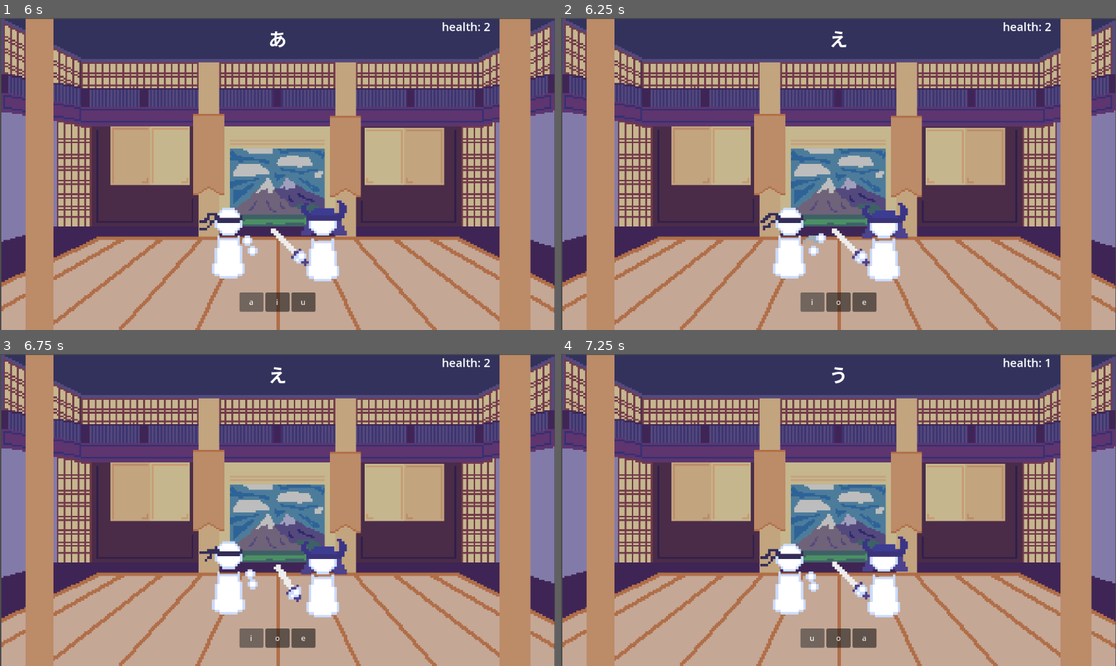
Above: before the commit, frames 1-4 (two rows, left to right).
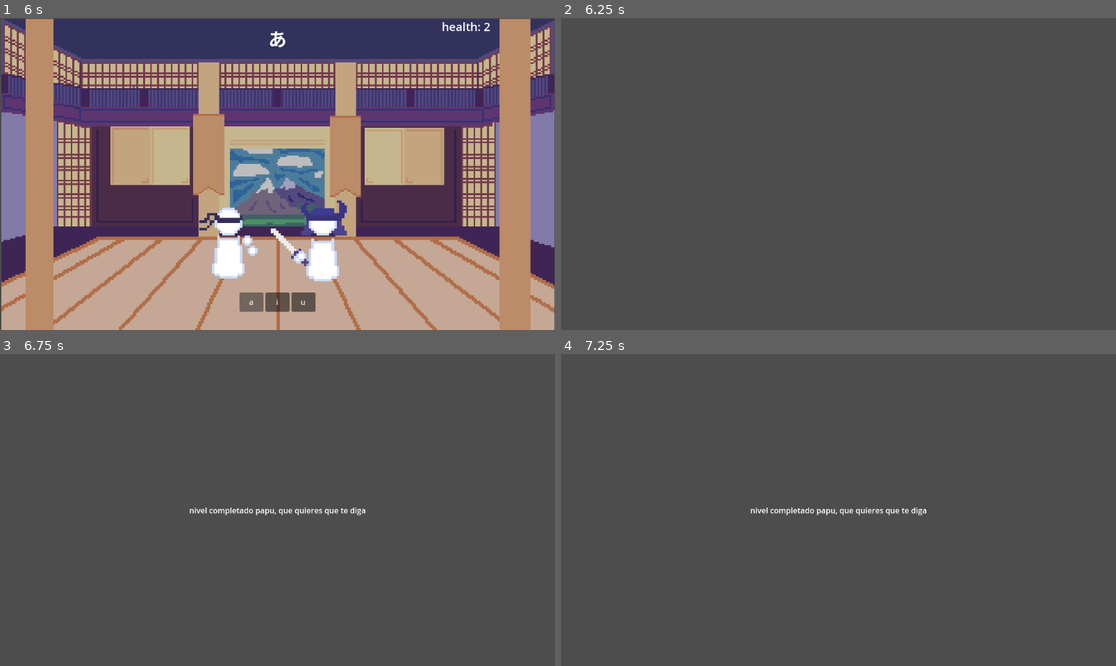
Above: after the commit, the same moments.

Repository: itsbeesfan/kana-warrior
Game: Godot game, scene res://startScreen.tscn
The game is run twice, just before and just after one commit, with the same random seed, the same clock (stepped at 60 frames per second) and the same inputs. The project has no main scene, so this scene is started directly.
Inputs (mouse positions are in pixels of both pictures, inside the frame that each line leads up to):
- Up to frame 1 (6 s): click "Start Game" at 0.5 s; click (105, 108) at 1.25 s; click "u" at 2 s; click "o" at 2.75 s; click "e" at 3.5 s; click "o" at 4.25 s; tap Enter at 5 s; hold Right 5.03-5.75 s; tap Alt at 5.1 s; click "a" at 5.75 s
- Up to frame 2 (6.25 s): no input
- Up to frame 3 (6.75 s): click (249, 637) at 6.5 s, where only the run before the commit has a clickable "i"
- Up to frame 4 (7.25 s): no input

Frame 1 is identical in both runs. In frame 2, 99% of the frame differs, in the area x 0-100%, y 0-100%; in frame 3, 99%; in frame 4, 99%.

Commit message:
added level complete screen and fixed infinite levels

Diff:
--- a/kana-warrior/Global.gd
+++ b/kana-warrior/Global.gd
@@ -2,6 +2,7 @@
 
 var selected_kana_set = {}
 var selected_background = ""
+var selected_rounds := 10
 
 const HIRAGANA_5 = {
 	"あ":"a","い":"i","う":"u","え":"e","お":"o"
--- /dev/null
+++ b/kana-warrior/LevelComplete.tscn
@@ -0,0 +1,24 @@
+[gd_scene format=3 uid="uid://c6mnoapp60ypa"]
+
+[node name="LevelComplete" type="Control"]
+layout_mode = 3
+anchors_preset = 15
+anchor_right = 1.0
+anchor_bottom = 1.0
+grow_horizontal = 2
+grow_vertical = 2
+
+[node name="Label" type="Label" parent="."]
+layout_mode = 1
+anchors_preset = 8
+anchor_left = 0.5
+anchor_top = 0.5
+anchor_right = 0.5
+anchor_bottom = 0.5
+offset_left = -183.5
+offset_top = -11.5
+offset_right = 183.5
+offset_bottom = 11.5
+grow_horizontal = 2
+grow_vertical = 2
+text = "nivel completado papu, que quieres que te diga"
--- a/kana-warrior/quiz.gd
+++ b/kana-warrior/quiz.gd
@@ -8,6 +8,9 @@
 var correct_answer := ""
 var health := 3
 
+var total_rounds := 10
+var current_rounds := 0
+
 func load_background(path):
 	if path == "":
 		return
@@ -17,13 +20,14 @@
 func _ready():
 	hiragana = Global.selected_kana_set
 	load_background(Global.selected_background)
+	total_rounds = Global.selected_rounds
 	randomize()
 	#avoid massive explosion
 	if hiragana.is_empty():
-		push_error("Kana set is empty! Did you forget to select a level?")
+		push_error("kana set is empty! did you forget to select a level?")
 		return
 	#ok go
-	new_question()
+	new_round()
 
 func new_question():
 	var keys = Array(hiragana.keys())
@@ -47,6 +51,19 @@
 	$buttons/choice2.text = options[1]
 	$buttons/choice3.text = options[2]
 
+func new_round():
+	current_rounds += 1
+
+	if current_rounds > total_rounds:
+		level_complete()
+		return
+
+	new_question()
+
+func level_complete():
+	print("NIVEL COMPLETADOOOOAOAOAOOAOA")
+	get_tree().change_scene_to_file("res://LevelComplete.tscn")
+
 func check_answer(choice: String):
 	if choice == correct_answer:
 		print("correcto!!!")
@@ -60,7 +77,7 @@
 	await get_tree().create_timer(0.2).timeout
 	sensei.take_damage()
 	await get_tree().create_timer(0.2).timeout
-	new_question()
+	new_round()
 
 func sensei_attack():
 	sensei.play_attack()
@@ -72,7 +89,7 @@
 		return
 
 	await get_tree().create_timer(0.2).timeout
-	new_question()
+	new_round()
 
 
 func damage():
--- a/kana-warrior/select_level.gd
+++ b/kana-warrior/select_level.gd
@@ -15,18 +15,21 @@
 	Global.selected_kana_set = Global.HIRAGANA_5
 	Global.selected_background = "res://background-dojo.png"
 	get_tree().change_scene_to_file("res://quiz.tscn")
+	Global.selected_rounds = 5
 
 
 func _on_first_fifteen_button_pressed() -> void:
 	Global.selected_kana_set = Global.HIRAGANA_15
 	Global.selected_background = "res://background-forest.png"
 	get_tree().change_scene_to_file("res://quiz.tscn")
+	Global.selected_rounds = 10
 
 
 func _on_first_twenty_five_button_pressed() -> void:
 	Global.selected_kana_set = Global.HIRAGANA_25
 	Global.selected_background = "res://background-torii.png"
 	get_tree().change_scene_to_file("res://quiz.tscn")
+	Global.selected_rounds = 15
 
 
 func _on_first_thirty_five_button_pressed() -> void:
